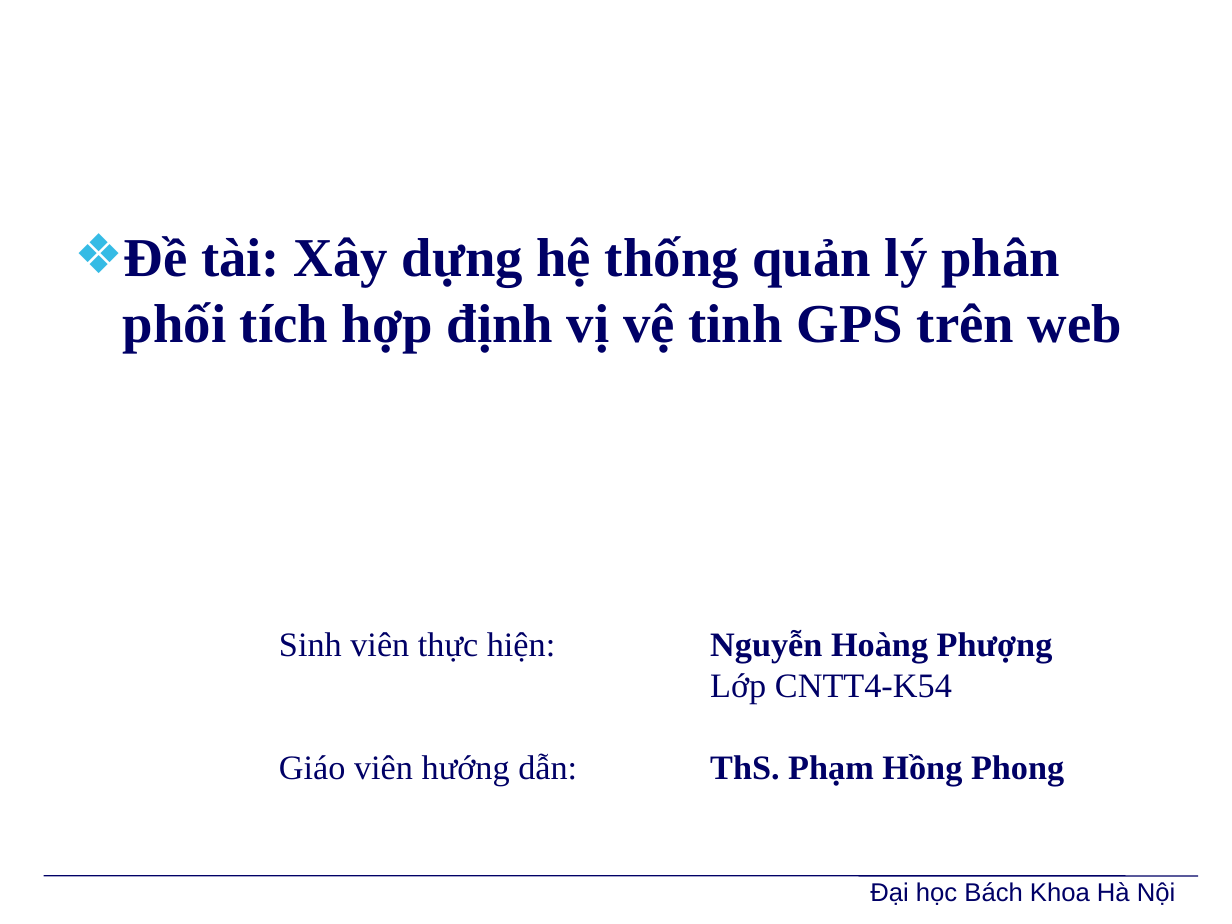
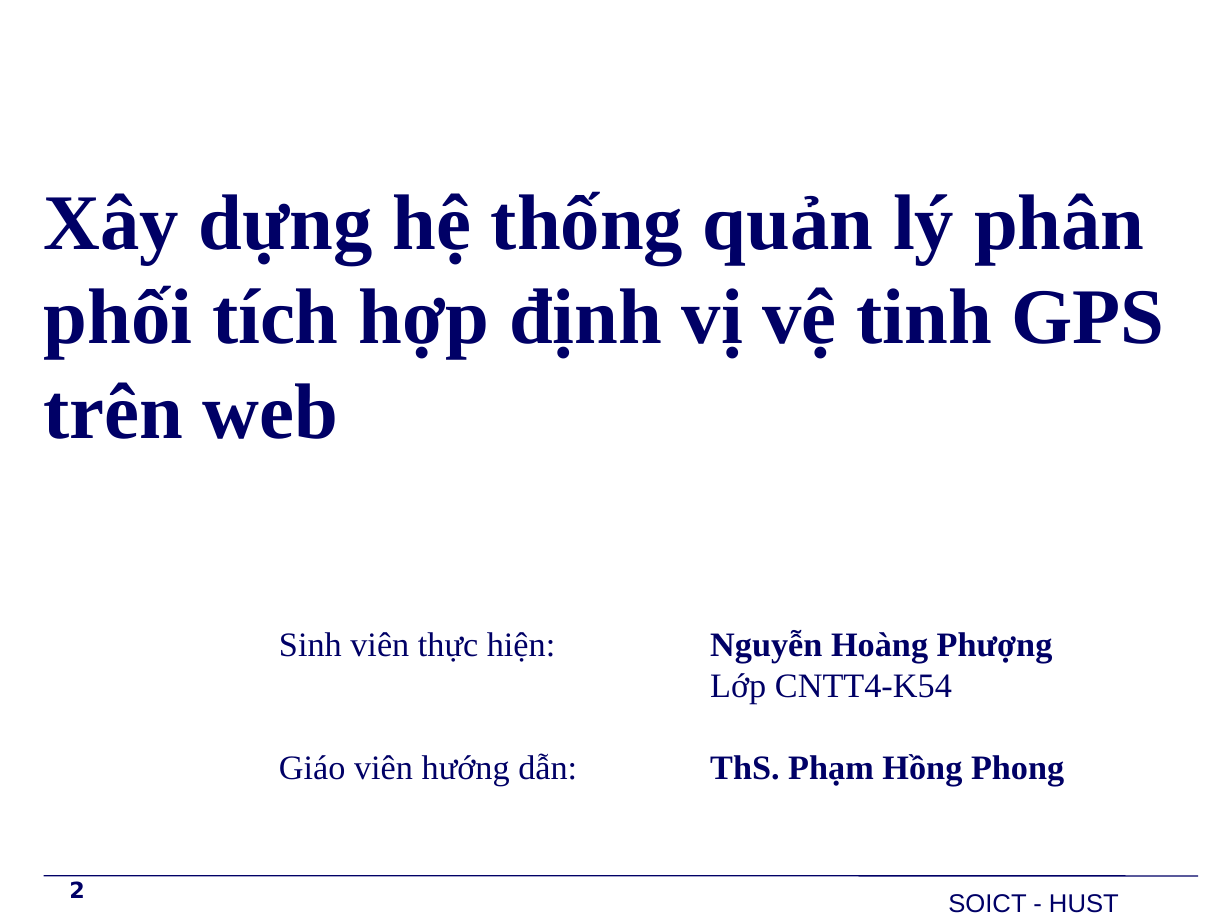
Before and after one commit to PhoenixNguyen/Graduate_Project, a slide deck: slide 2 of Report/BaoVe/TrinhDien/Slide.pptx. Drawn at 1232x924 pixels with LibreOffice and Linux fonts; fonts in the diff are those of the drawing; background and template pictures are left out. Boxes give left, top, right and bottom in pixels: in the first picture for what was removed or moved away, otherwise in the second. Text is boxed around its words. In the diff, an @@ line names an element or a change of style, - is before the commit and + after.

```diff
--- a/Report/BaoVe/TrinhDien/Slide.pptx
+++ b/Report/BaoVe/TrinhDien/Slide.pptx
@@ text at (44, 191, 1165, 439): text changed; size 32 to 46 pt @@
-❖ Đề tài: Xây dựng hệ thống quản lý phân phối tích hợp định vị vệ tinh GPS trên web
+Xây dựng hệ thống quản lý phân phối tích hợp định vị vệ tinh GPS trên web
@@ page number added at (69, 881, 84, 898), 13 pt, text #000066, bold @@
+2
@@ text removed at (870, 882, 1175, 905) @@
-Đại học Bách Khoa Hà Nội
@@ text added at (948, 894, 1119, 913), 15 pt, text #000066 @@
+SOICT - HUST
```
Also in this commit, not shown: 25 other slides changed, 4 slides added, 11 slides removed, 4 other files.
